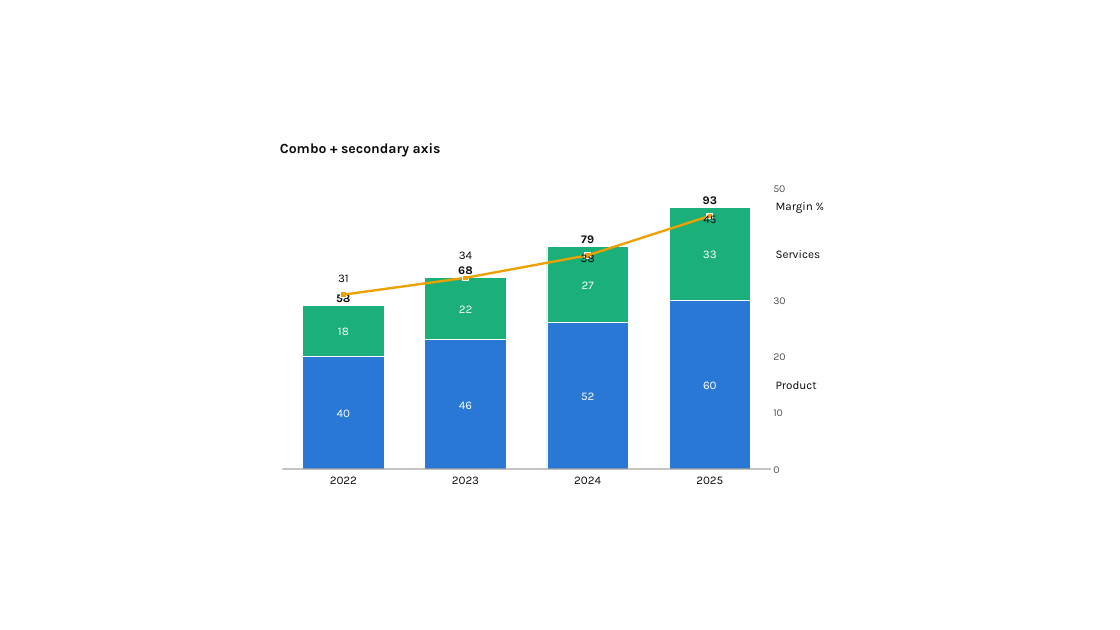
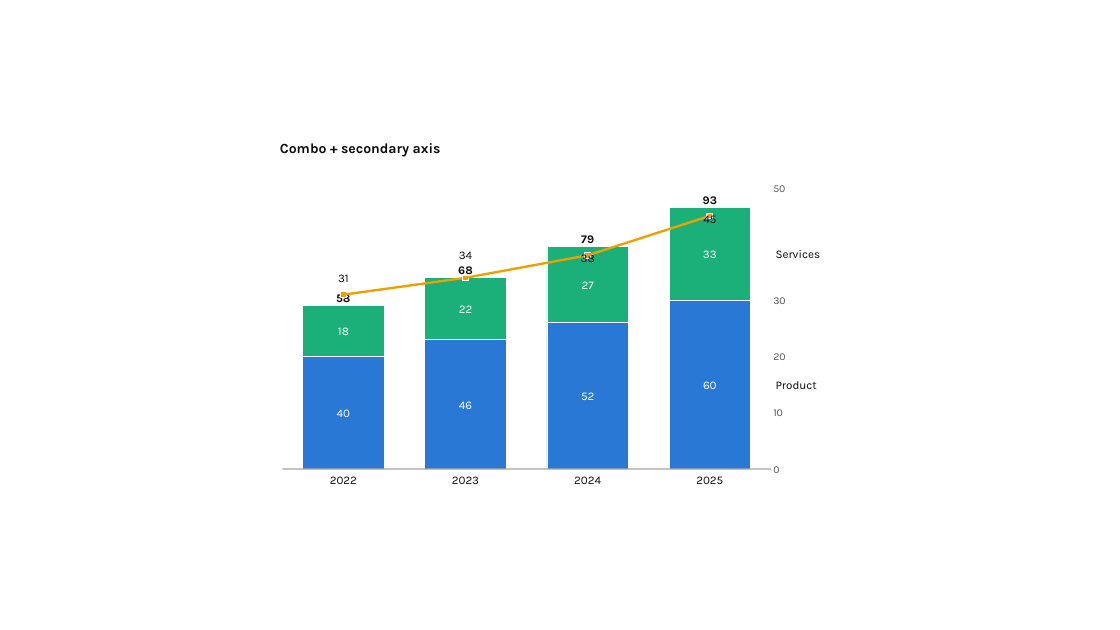
Before and after one commit to dannbleeker/PowerChart, a slide deck: slide 40 of examples/showcase.pptx. Drawn at 1120x630 pixels with LibreOffice and Linux fonts; fonts in the diff are those of the drawing. Boxes give left, top, right and bottom in pixels: in the first picture for what was removed or moved away, otherwise in the second. Text is boxed around its words. In the diff, an @@ line names an element or a change of style, - is before the commit and + after.

```diff
--- a/examples/showcase.pptx
+++ b/examples/showcase.pptx
@@ text removed at box(776, 202, 813, 213) @@
-Margin %
```
Also in this commit, not shown: 8 other slides changed, 11 other files.
